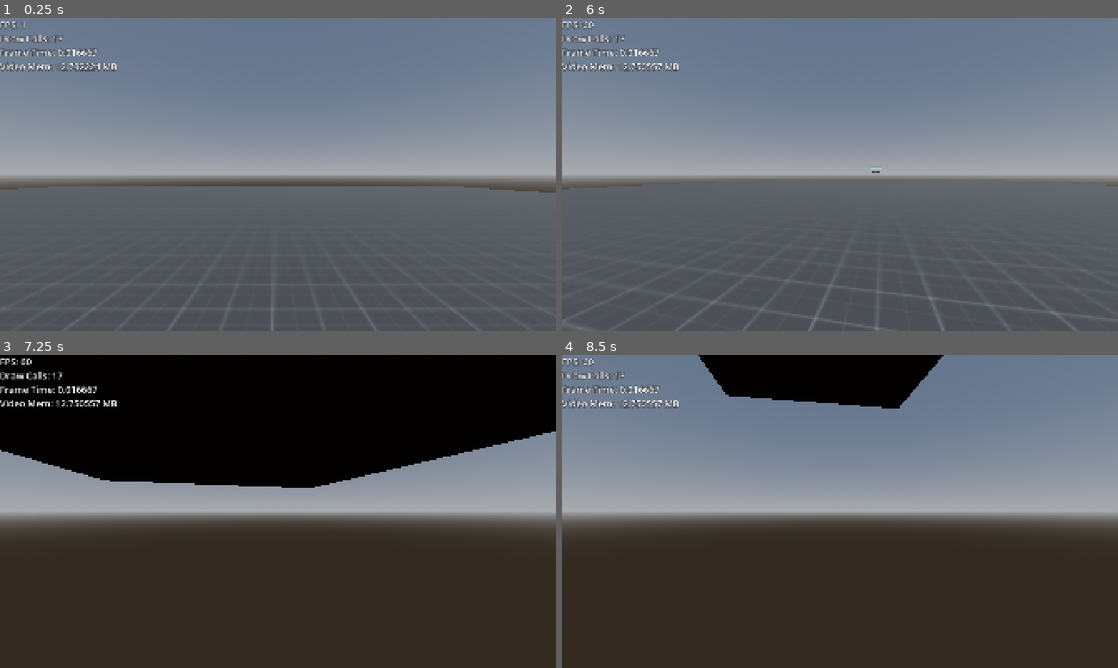
Above: before the commit, frames 1-4 (two rows, left to right).
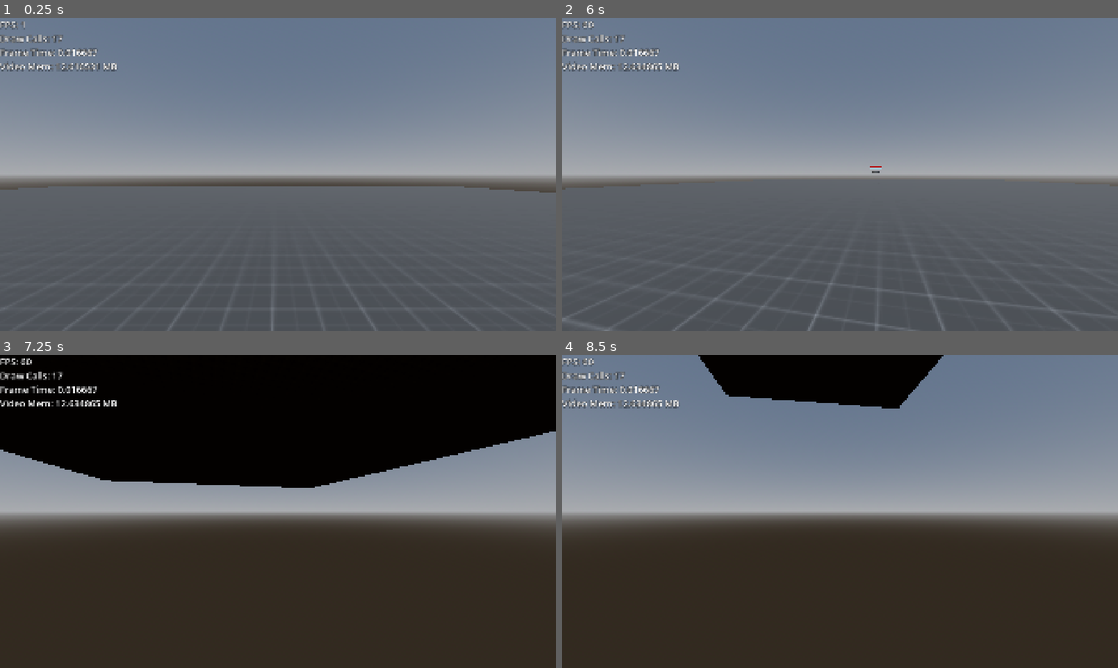
Above: after the commit, the same moments.

Repository: electricmasquerade/shift-game
Game: Godot game, scene res://Environments/sandbox.tscn
The game is run twice, just before and just after one commit, with the same random seed, the same clock (stepped at 60 frames per second) and the same inputs. This scene is started directly instead of the project's main scene.
Inputs (mouse positions are in pixels of both pictures, inside the frame that each line leads up to):
- Up to frame 1 (0.25 s): no input
- Up to frame 2 (6 s): tap Enter at 0.5 s; move the mouse to (867, 174) at 0.52 s; hold W (forward) 0.53-5.78 s; tap Shift (shift) at 0.6, 1.55, 2.1, 2.85, 3.8, 4.35, 5.1 s; click (867, 174) at 0.67 s; move the mouse to (812, 174) at 1.27 s; click (812, 174) at 1.35 s; move the mouse to (851, 168) at 2.02 s; move the mouse to (834, 180) at 2.77 s; click (834, 180) at 2.92 s; move the mouse to (878, 177) at 3.52 s; press the mouse at (878, 177) at 3.53 s; move the mouse to (795, 171) at 4.27 s; release the mouse at (795, 171) at 4.28 s; move the mouse to (845, 174) at 5.02 s; click (845, 174) at 5.17 s; move the mouse to (817, 168) at 5.77 s; hold D (right) from 5.78 s (still down); click (817, 168) at 5.85 s
- Up to frame 3 (7.25 s): tap Shift (shift) at 6.05, 6.6 s; move the mouse to (305, 511) at 6.52 s; release D (right) at 6.53 s; hold W (forward) from 6.53 s (still down)
- Up to frame 4 (8.5 s): keep holding W (forward); move the mouse to (812, 511) at 7.27 s; tap Shift (shift) at 7.35, 8.3 s; click (812, 511) at 7.42 s; move the mouse to (851, 505) at 8.02 s; press the mouse at (851, 505) at 8.03 s

The runs differ from the first frame. In frame 1, less than 0.1% of the frame differs, in the area x 12-19%, y 14-18%; in frame 2, 0.2%, in the area x 0-97%, y 14-100%; in frame 3, 0.1%; in frame 4, less than 0.1%.

Commit message:
fixed a state thing I think I forgot

Diff:
--- a/Bodies/body.gd
+++ b/Bodies/body.gd
@@ -31,9 +31,10 @@
 var shift_target: bool:
 
 	set(value):
-		if not state == BodyState.STUNNED:
-			return
+
 		if value:
+			if not state == BodyState.STUNNED:
+				return
 			glow.visible = true
 		else:
 			glow.visible = false
--- a/Controllers/enemy_controller.tscn
+++ b/Controllers/enemy_controller.tscn
@@ -1,9 +1,6 @@
 [gd_scene format=3 uid="uid://baomn5h8r6vxy"]
 
 [ext_resource type="Script" uid="uid://s4aud5uhs3e3" path="res://Controllers/enemy_controller.gd" id="1_7ilre"]
-[ext_resource type="PackedScene" uid="uid://lwluay28navc" path="res://UI/3d_meters.tscn" id="2_0pdj6"]
 
 [node name="EnemyController" type="Node3D" unique_id=1959152664]
 script = ExtResource("1_7ilre")
-
-[node name="3DMeters" parent="." unique_id=569527132 instance=ExtResource("2_0pdj6")]
--- a/Controllers/player_controller.gd
+++ b/Controllers/player_controller.gd
@@ -48,8 +48,8 @@
 			shift_into(target, true)
 	var input_dir := Input.get_vector("left", "right", "forward", "backward")
 	var direction := (body.transform.basis * Vector3(input_dir.x, 0, input_dir.y)).normalized()
-	var camera_dir: Basis = body.pivot.basis
-	direction = camera_dir * direction
+	#var camera_dir: Basis = body.pivot.basis
+	#direction = camera_dir * direction
 
 	if direction:
 		body.velocity.x = direction.x * body.speed
